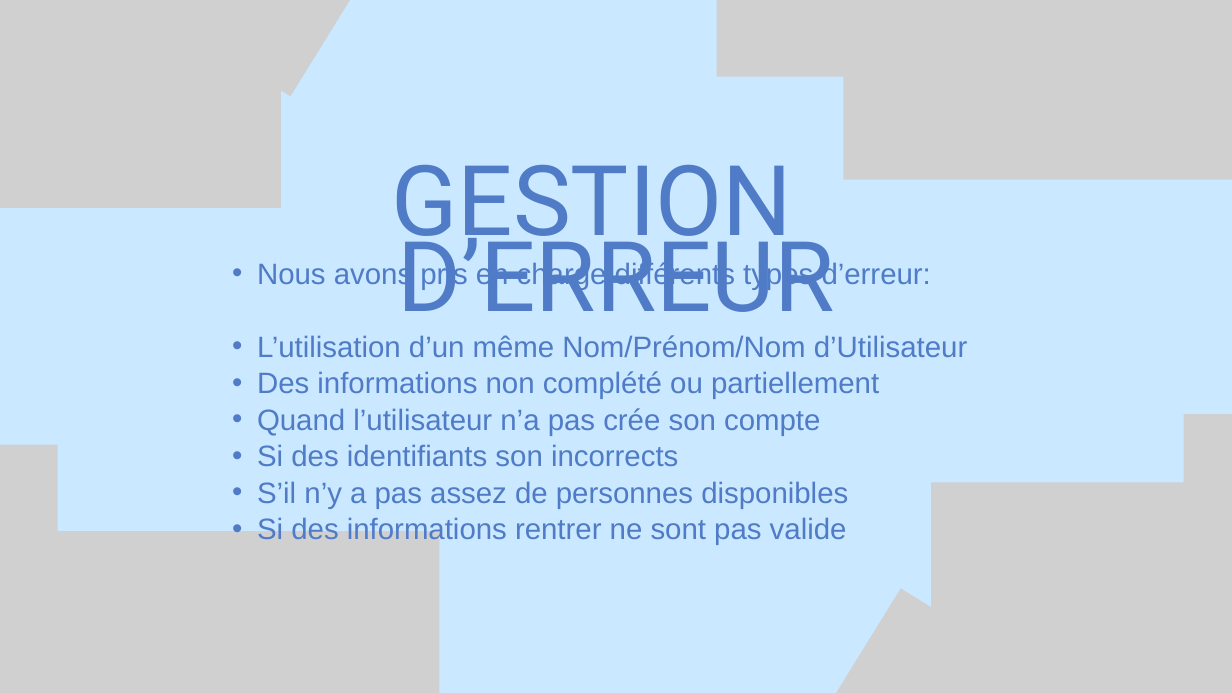
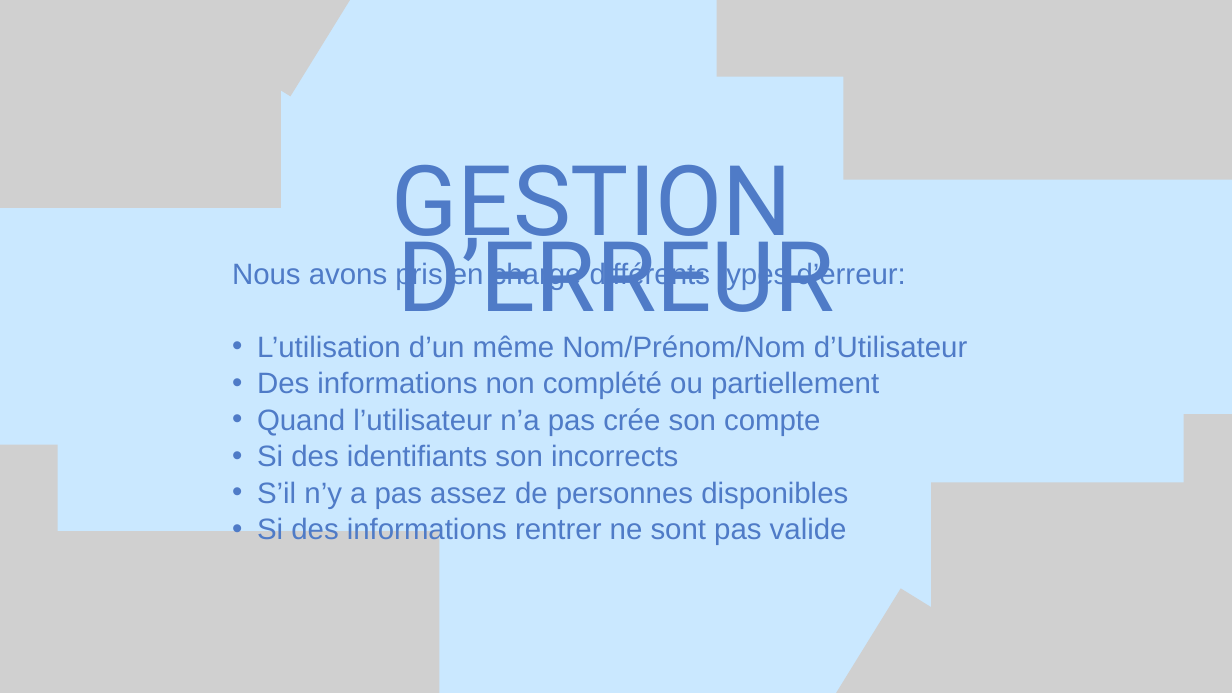
Before and after one commit to Eudo08/2025_2026_nsi_lndb_term4_gp1, a slide deck: slide 7 of Bonn BOuf (1).pptx. Drawn at 1232x693 pixels with LibreOffice and Linux fonts; fonts in the diff are those of the drawing; grey boxes stand for pictures. Boxes give left, top, right and bottom in pixels: in the first picture for what was removed or moved away, otherwise in the second. Text is boxed around its words. In the diff, an @@ line names an element or a change of style, - is before the commit and + after.

```diff
--- a/Bonn BOuf (1).pptx
+++ b/Bonn BOuf (1).pptx
@@ text at <box>232,261,906,290</box>: bullet • to none @@
```
Also in this commit, not shown: 1 other slide changed.
